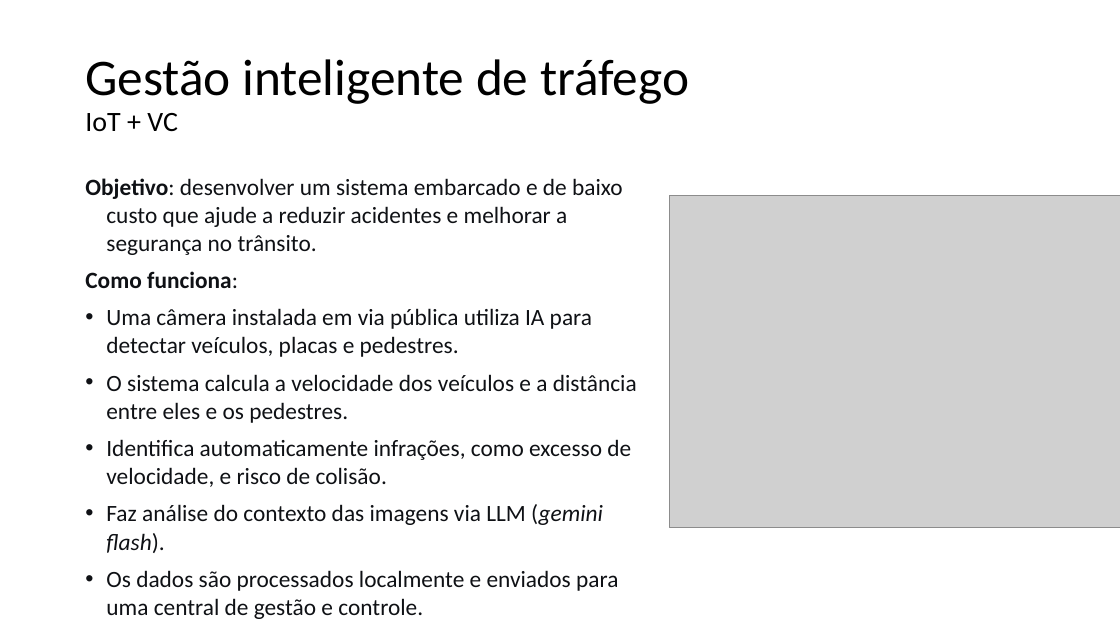
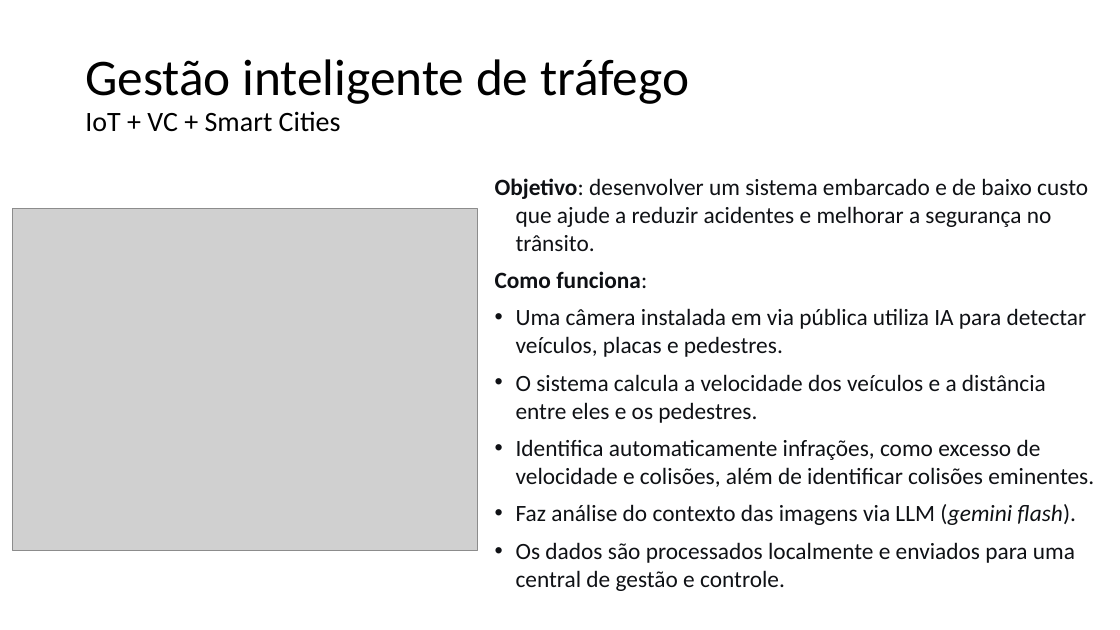
Before and after one commit to zz4fap/c24_inteligencia_artificial, a slide deck: slide 8 of slides/C24_Projetos.pptx. Drawn at 1120x630 pixels with LibreOffice and Linux fonts; fonts in the diff are those of the drawing; grey boxes stand for pictures. Boxes give left, top, right and bottom in pixels: in the first picture for what was removed or moved away, otherwise in the second. Text is boxed around its words. In the diff, an @@ line names an element or a change of style, - is before the commit and + after.

```diff
--- a/slides/C24_Projetos.pptx
+++ b/slides/C24_Projetos.pptx
@@ title at (x1=85, y1=59, x2=689, y2=132): text changed @@
-Gestão inteligente de tráfego
-IoT + VC
+Gestão inteligente de tráfego
+IoT + VC + Smart Cities
@@ text "Objetivo: desenvolver um sistema embarcado ..." moved from (x1=85, y1=178, x2=637, y2=619) to (x1=495, y1=178, x2=1094, y2=591) @@
@@ picture resized from (x1=670, y1=196, x2=1120, y2=528) to (x1=13, y1=208, x2=477, y2=551) @@
@@ text at (x1=516, y1=439, x2=1094, y2=487): text changed @@
-• Identifica automaticamente infrações, como excesso de velocidade, e risco de colisão.
+• Identifica automaticamente infrações, como excesso de velocidade e colisões, além de identificar colisões eminentes.
```
Also in this commit, not shown: 4 other slides changed, 1 other file.
